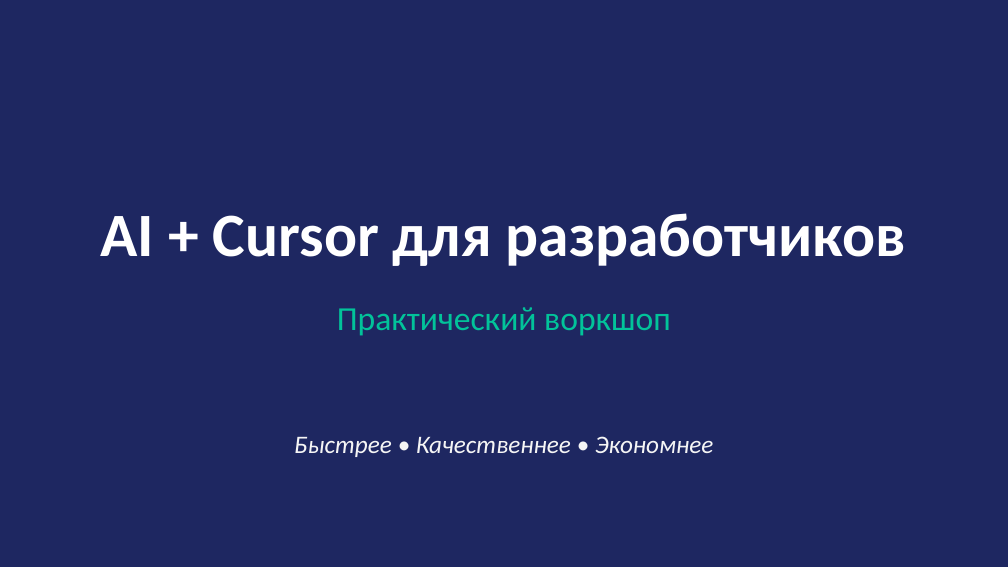
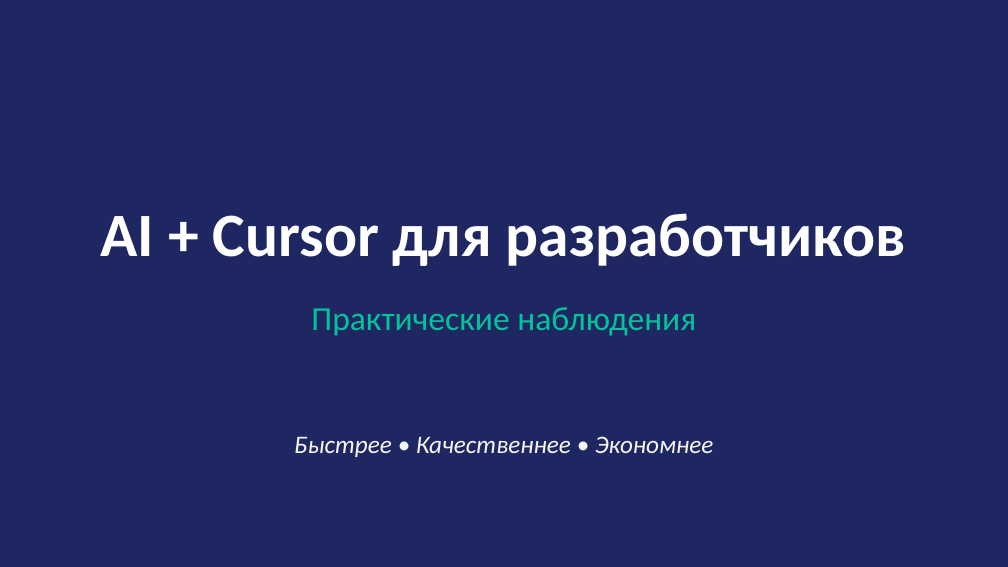
Before and after one commit to Air-Erik/workshop-ai, a slide deck: slide 1 of docs/slides/AI_Cursor_Workshop.pptx. Drawn at 1008x567 pixels with LibreOffice and Linux fonts; fonts in the diff are those of the drawing. Boxes give left, top, right and bottom in pixels: in the first picture for what was removed or moved away, otherwise in the second. Text is boxed around its words. In the diff, an @@ line names an element or a change of style, - is before the commit and + after.

Commit message:
docs: обновление текста и структуры материалов воркшопа, включая уточнение ключевых тем и изменение заголовков для улучшения ясности

```diff
--- a/docs/slides/AI_Cursor_Workshop.pptx
+++ b/docs/slides/AI_Cursor_Workshop.pptx
@@ text at (311, 307, 696, 336): text changed @@
-Практический воркшоп
+Практические наблюдения
```
Also in this commit, not shown: 2 other slides changed, 1 slide added, 2 other files.
